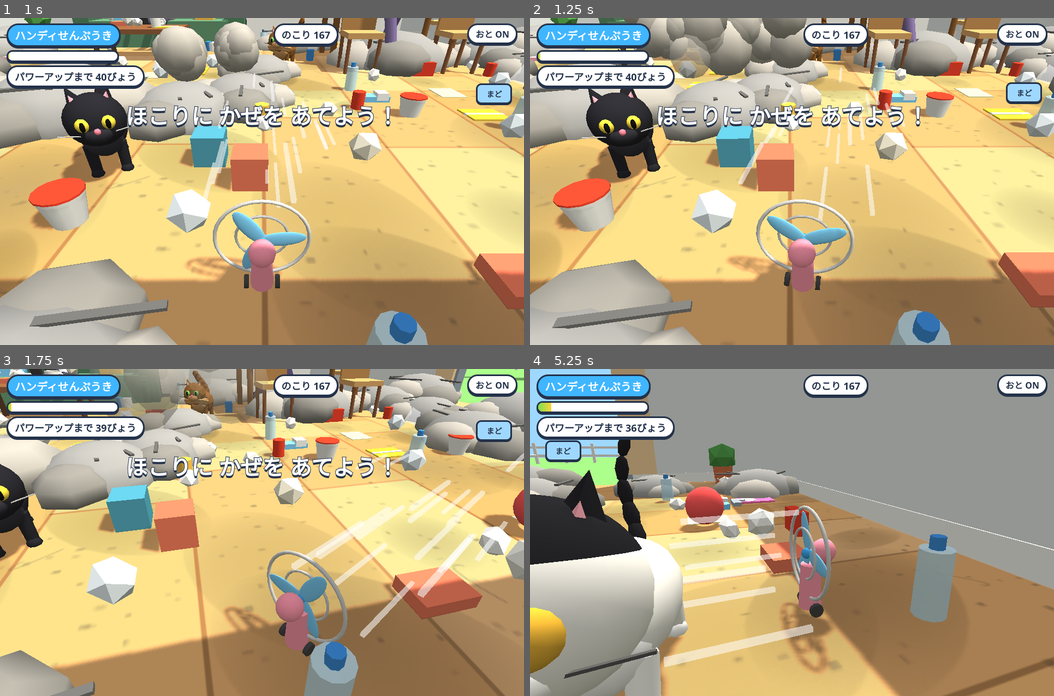
Above: before the commit, frames 1-4 (two rows, left to right).
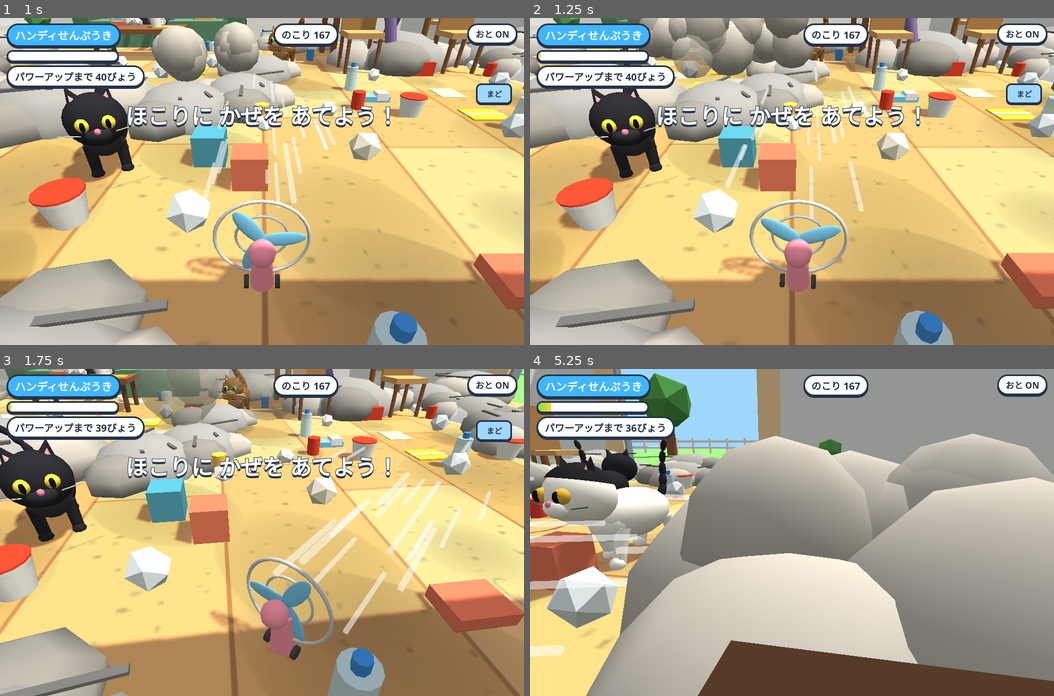
Above: after the commit, the same moments.

Repository: complerseinfo-png/game
Game: browser game, page fan/index.html
The game is run twice, just before and just after one commit, with the same random seed, the same clock (stepped at 60 frames per second) and the same inputs.
Inputs:
- Up to frame 1 (1 s): click "スタート" at 0.27 s
- Up to frame 2 (1.25 s): hold Right from 1.03 s (still down); tap Space at 1.1 s
- Up to frame 3 (1.75 s): release Right at 1.53 s; hold Down from 1.58 s (still down); tap Space at 1.6 s
- Up to frame 4 (5.25 s): release Down at 1.85 s; hold Left 1.9-2.47 s; tap Space every 0.5 s from 2.1 to 5.1 s; hold Up 2.52-2.82 s; hold Right 2.87-3.53 s; hold Up 3.58-3.82 s; hold Left 3.87-4.3 s; hold Down 4.35-4.68 s; hold Right 4.73-5.23 s

Frame 1 is identical in both runs. In frame 2, 11% of the frame differs, in the area x 0-100%, y 0-100%; in frame 3, 53%; in frame 4, 74%.

Commit message:
fan: lower left/right sensitivity further
Co-Authored-By: Claude Opus 5.5 <noreply@anthropic.com>
Claude-Session: https://claude.ai/code/session_013BDtbipzgeay626yBH3NvG

Diff:
--- a/fan/index.html
+++ b/fan/index.html
@@ -853,7 +853,7 @@
   let ix=stick.dx,iy=stick.dy;
   if(keys.ArrowLeft||keys.KeyA)ix-=1;if(keys.ArrowRight||keys.KeyD)ix+=1;if(keys.ArrowUp||keys.KeyW)iy-=1;if(keys.ArrowDown||keys.KeyS)iy+=1;
   const il=Math.hypot(ix,iy);if(il>1){ix/=il;iy/=il}
-  ix*=0.5; // left/right is half as sensitive as forward/back
+  ix*=0.28; // left/right is much less sensitive than forward/back
   const [tx,tz]=toWorld(ix,iy);
   const k=Math.min(1,dt*(il>0.05?3.2:2.2));
   fan.vx+=(tx*L.speed-fan.vx)*k;fan.vz+=(tz*L.speed-fan.vz)*k;
